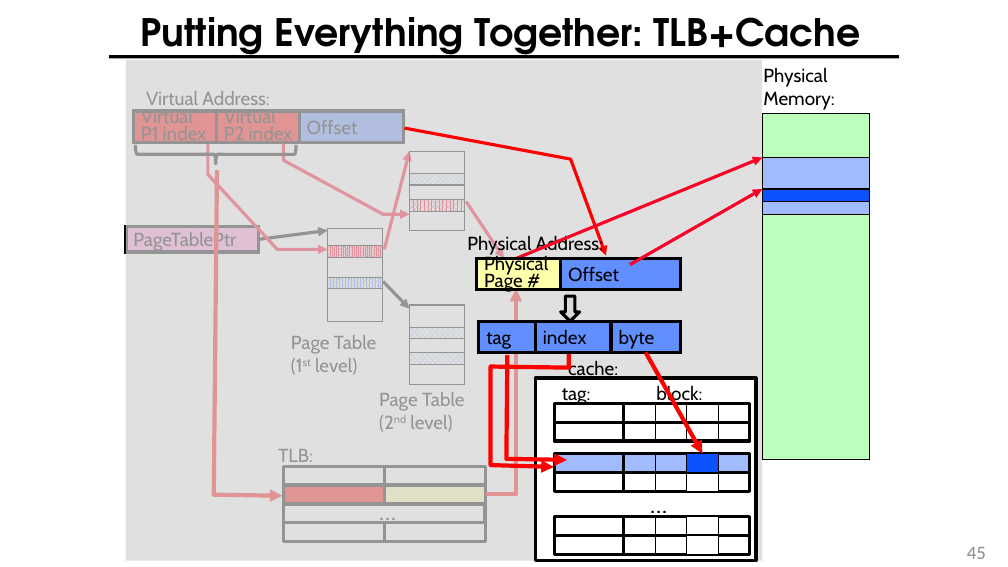
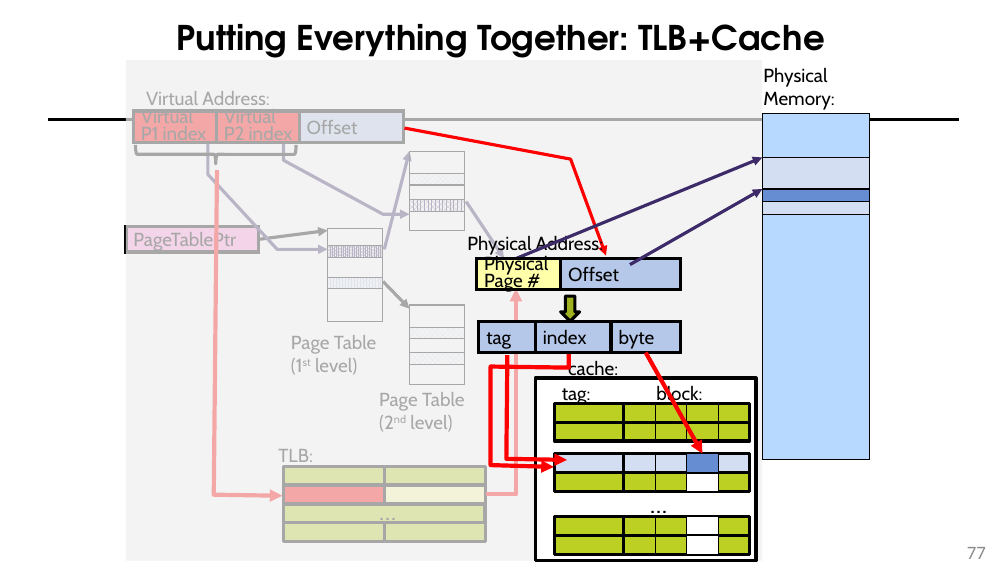
Before and after one commit to guhofstra/CSC256Fa25, a slide deck: slide 77 of PPTs/L7-Virtual Memory.pptx (slide 45 before the commit). Drawn at 1008x567 pixels with LibreOffice and Linux fonts; fonts in the diff are those of the drawing. Boxes give left, top, right and bottom in pixels: in the first picture for what was removed or moved away, otherwise in the second. Text is boxed around its words. In the diff, an @@ line names an element or a change of style, - is before the commit and + after.

```diff
--- a/PPTs/L7-Virtual Memory.pptx
+++ b/PPTs/L7-Virtual Memory.pptx
@@ title "Putting Everything Together: TLB+Cache" at [177,24,824,58]: size 36 to 32.4 pt; line spacing 0.9 to 1; vertical alignment middle to top @@
@@ rectangle at [126,60,763,561]: fill #D3D3D3 at 70% opacity to #EFEFEF at 70% opacity @@
@@ rectangle at [762,113,870,460]: fill #BCFFBC to #B7D9FF @@
@@ line moved from (109, 57) - (899, 57) to (48, 120) - (960, 120) @@
@@ freeform shape at [208,142,327,250]: outline #FC0128 3 pt to #3D2A68 3 pt @@
@@ freeform shape at [284,142,410,214]: outline #FC0128 3 pt to #3D2A68 3 pt @@
@@ arrow (384, 250) - (410, 151): stroke #FC0128 3 pt to #3D2A68 3 pt @@
@@ arrow (516, 259) - (762, 157): stroke #FC0128 3 pt to #3D2A68 3 pt @@
@@ rectangle at [410,200,465,212]: fill pattern #FC0128 on #FFFFFF to pattern #3D2A68 on #FFFFFF @@
@@ arrow (467, 202) - (504, 259): stroke #FC0128 3 pt to #3D2A68 3 pt @@
@@ arrow (630, 265) - (762, 189): stroke #FC0128 3 pt to #3D2A68 3 pt @@
@@ rectangle at [762,189,870,202]: fill #0B52FC to #668CD1 @@
@@ rectangle at [327,246,383,258]: fill pattern #FC0128 on #FFFFFF to pattern #3D2A68 on #FFFFFF @@
@@ fill pattern #618FFD on #FFFFFF to pattern #B6C8E9 on #FFFFFF in 4 elements at [410,327,465,339], [410,353,465,364], [410,173,465,185], [327,278,383,290] @@
@@ down arrow at [561,296,580,321]: fill #D9D9D9 to #A0B11F @@
@@ fill #618FFD to #B6C8E9 in 5 elements at [299,111,404,142], [561,259,681,290], [535,321,611,352], [611,321,681,352], [479,321,535,352] @@
@@ fill #A0BCFE to #D3DEF2 in 3 elements at [762,157,870,214], [554,454,624,473], [624,454,750,473] @@
@@ rectangle at [687,454,718,473]: fill #0B52FC to #668CD1 @@
@@ fill #FFFFFF to #BCD024 in 15 elements at [284,504,485,523], [284,467,384,485], [284,523,384,542], [384,467,485,485], [384,523,485,542], [554,422,624,441], [624,422,750,441], [554,403,624,422], [624,403,750,422], [554,473,624,492], [624,473,750,492], [554,516,624,535], [624,516,750,535], [554,535,624,554], [624,535,750,554] @@
@@ page number at [967,547,986,559]: text changed @@
-45
+77
```
Also in this commit, not shown: 27 other slides changed, 6 slides added, 3 slides removed, 35 other files.
